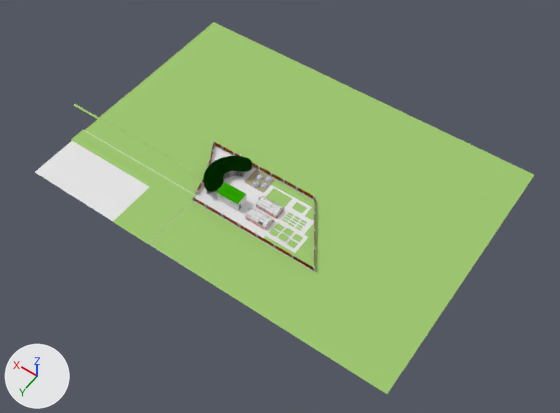
The Blender file blendFiles/Final Assignment.blend: old version first, new version second.
Camera for both pictures: a 50 mm camera at (-10.06, 12.93, 20.56) aimed at (-0.39, -0.62, -0.74). Lighting does not change. The marker at lower left points along +X, +Y and +Z.
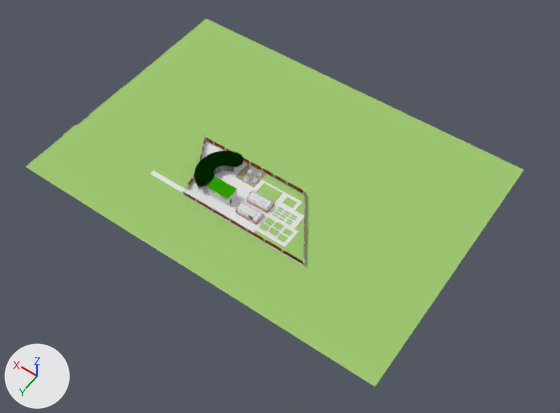
What the commit changed:
me_plane_001 is used by ob_plane_001; location (1.1, 2.35, 0.2); rotation (-0.0621, -0.0113, 0.752), in degrees (-3.6, -0.6, 43); scale (6.08, 3.41, 0.621).
me_plane_001 had 31614 vertices, 22865 faces, 515 loose edges and spanned x -1.97..0.86, y -3.06..1.9, z -1.32..0.44.
me_plane_001 now has 31654 vertices, 22885 faces, 515 loose edges and spans x -1.97..0.86, y -3.06..1.9, z -1.32..0.44.
Part 1, on me_plane_001:
1 face is deleted.
3 vertices in x -0.3..-0.17, y -1.09..-0.86, z -0.59..-0.5 move by (0.0, 0.0, -0.06).
12 vertices move from x -0.33..0.66, y -1.87..-0.4, z -1.01..-0.42 to x -0.31..0.5, y -1.62..-0.37, z -0.91..-0.41.
40 vertices are added at x -0.39..0.86, y -2.0..0.15, z -1.0..-0.26.
14 new faces join them, mat_floorgrass (green #a0c973).
2 new faces join them, mat_whitegravel (white #e7e7e7).
5 new faces join them, mat_fence_wall (grey #bdbdbd), smooth.
Object 'Plane.001' (ob_plane_001) moves from (1.1, 2.35, 0.2) to (1.49, 2.35, 0.2).

What differs and where, as boxes (x1, y1, x2, y2) in the pictures (560 x 413 px):
'Plane.001', reshaped, moved
    before: (35, 22, 534, 394)
    after: (26, 19, 524, 387)
part 1 of me_plane_001, built on
    before: (71, 104, 241, 207)
    after: (26, 86, 235, 241)
